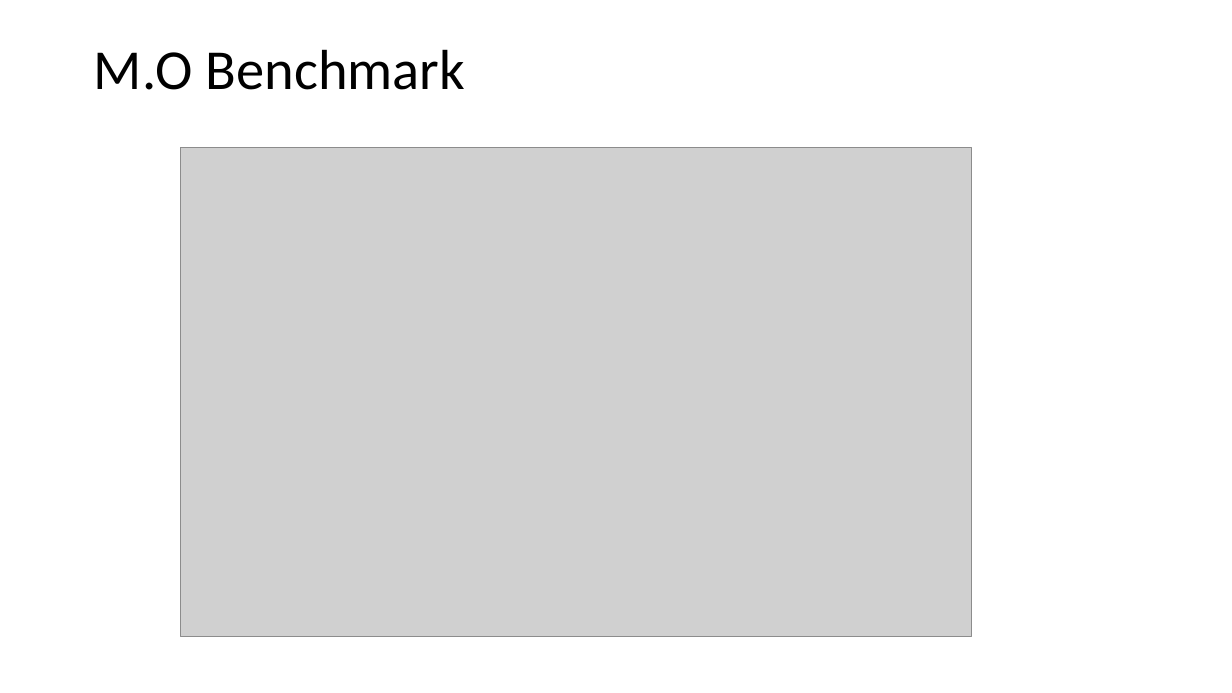
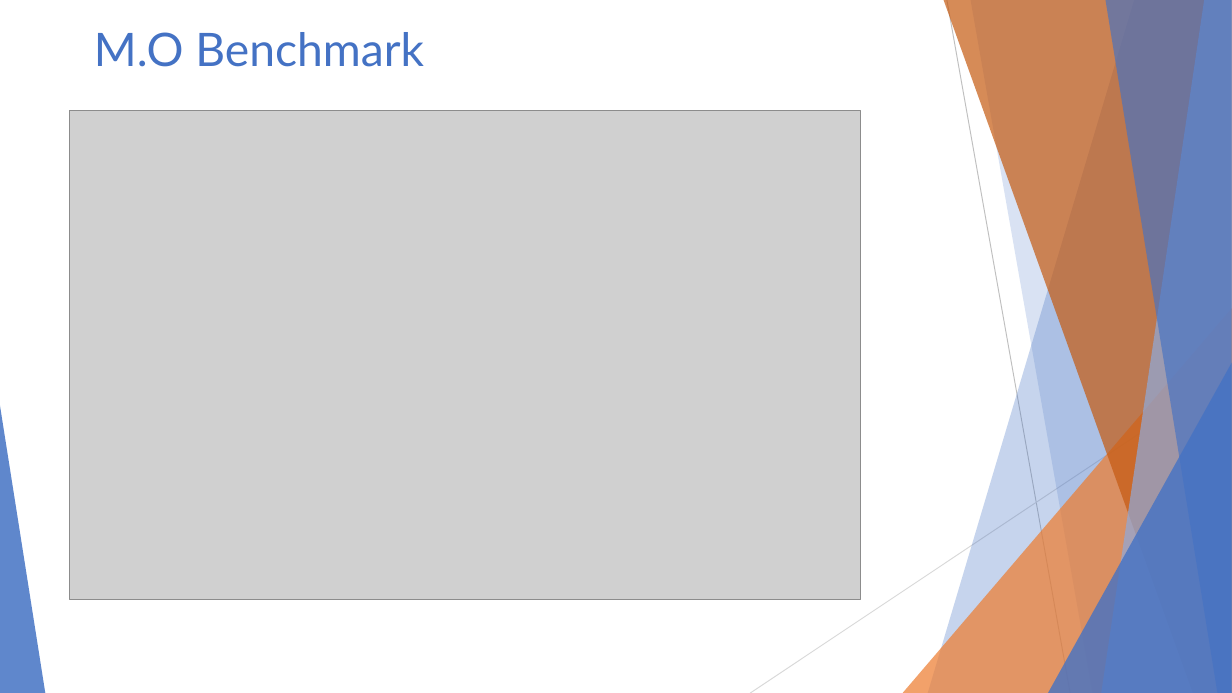
Before and after one commit to AndeyNunes/educationDEA, a slide deck: slide 13 of Project Presentation.pptx. Drawn at 1232x693 pixels with LibreOffice and Linux fonts; fonts in the diff are those of the drawing; grey boxes stand for pictures. Boxes give left, top, right and bottom in pixels: in the first picture for what was removed or moved away, otherwise in the second. Text is boxed around its words. In the diff, an @@ line names an element or a change of style, - is before the commit and + after.

```diff
--- a/Project Presentation.pptx
+++ b/Project Presentation.pptx
@@ title "M.O Benchmark" at bbox=[94, 32, 424, 67]: size 44 to 36 pt, font Calibri to Lato, text colour #000000 to #4472C4; line spacing 0.9 to 1; vertical alignment middle to top @@
@@ picture: place and size @@
-picture at bbox=[180, 148, 971, 637]
+picture at bbox=[69, 111, 860, 600]
@@ group added at bbox=[0, 0, 1232, 693]: 5 freeform shapes, 3 triangles, 2 lines @@
```
Also in this commit, not shown: 16 other slides changed, 3 slides added, 4 slides removed.
